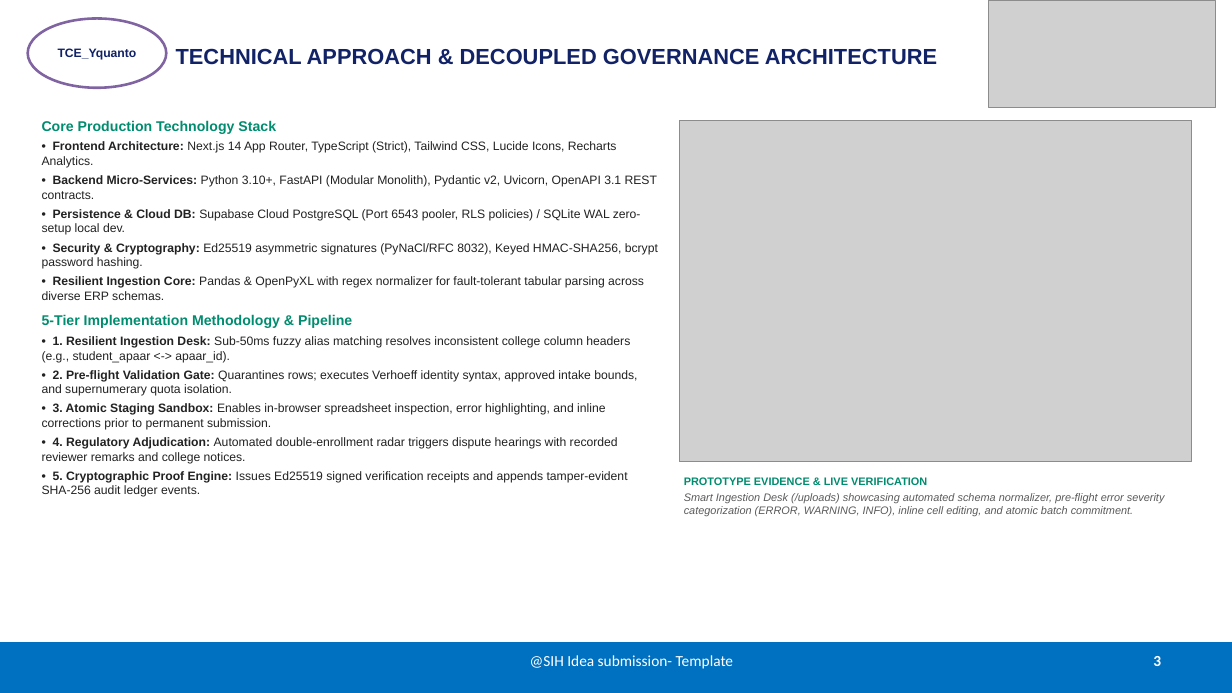
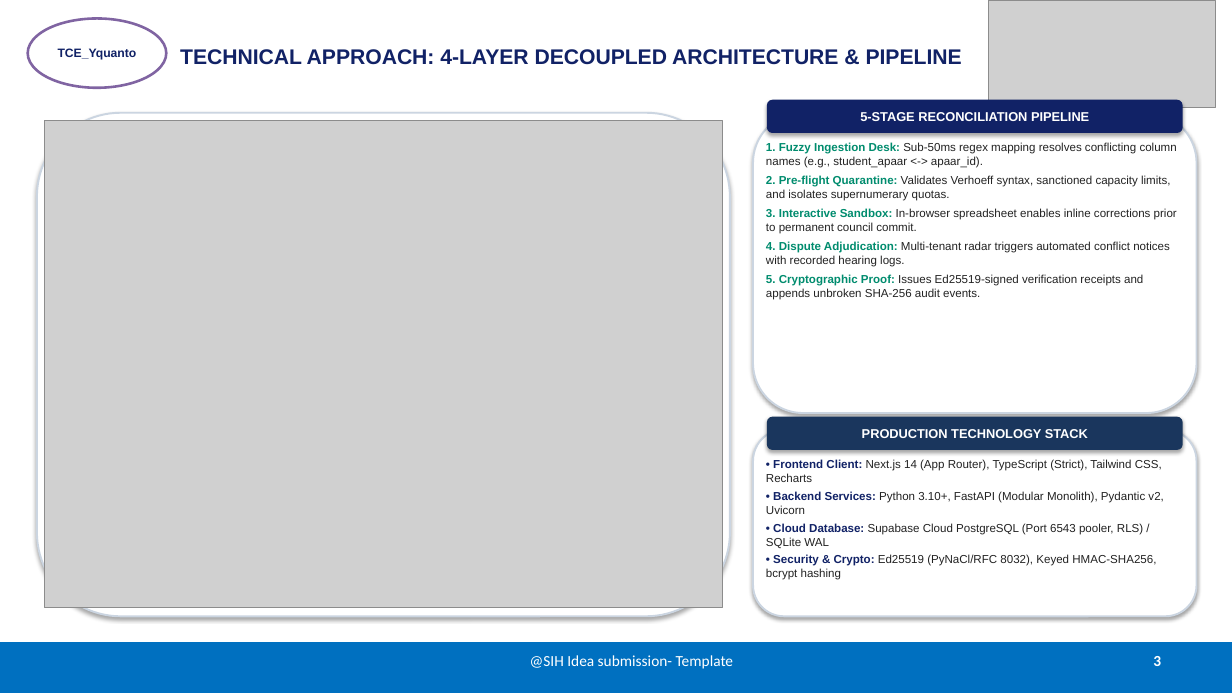
Before and after one commit to naveeshpcbin/APAAR-ID-BASED-SYSTEM, a slide deck: slide 3 of demoppt/PRAMAAN-AICTE_SIH2026_Idea_Presentation.pptx. Drawn at 1232x693 pixels with LibreOffice and Linux fonts; fonts in the diff are those of the drawing; grey boxes stand for pictures. Boxes give left, top, right and bottom in pixels: in the first picture for what was removed or moved away, otherwise in the second. Text is boxed around its words. In the diff, an @@ line names an element or a change of style, - is before the commit and + after.

Commit message:
feat(presentation): build unique architecture-driven SIH 2026 winning presentation with live UI evidence and custom domain slots

```diff
--- a/demoppt/PRAMAAN-AICTE_SIH2026_Idea_Presentation.pptx
+++ b/demoppt/PRAMAAN-AICTE_SIH2026_Idea_Presentation.pptx
@@ title at box(180, 49, 962, 65): text changed; size 17 to 16.5 pt @@
-TECHNICAL APPROACH & DECOUPLED GOVERNANCE ARCHITECTURE
+TECHNICAL APPROACH: 4-LAYER DECOUPLED ARCHITECTURE & PIPELINE
@@ rounded rectangle: place and size @@
-rounded rectangle at box(42, 120, 658, 497)
+rounded rectangle at box(37, 113, 730, 616)
@@ rounded rectangle at box(37, 113, 730, 616): fill none to #FFFFFF; outline none to #CBD5E1 1.5 pt; shadow on @@
@@ rounded rectangle added at box(753, 113, 1197, 413), fill #FFFFFF, outline #CBD5E1 1.5 pt @@
@@ rounded rectangle added at box(767, 100, 1183, 133), fill #112266, 10 pt, text #FFFFFF, bold @@
+5-STAGE RECONCILIATION PIPELINE
@@ text in rounded rectangle at box(42, 120, 658, 497): text removed @@
-Core Production Technology Stack
-• Frontend Architecture: Next.js 14 App Router, TypeScript (Strict), Tailwind CSS, Lucide Icons, Recharts Analytics.
-• Backend Micro-Services: Python 3.10+, FastAPI (Modular Monolith), Pydantic v2, Uvicorn, OpenAPI 3.1 REST contracts.
-• Persistence & Cloud DB: Supabase Cloud PostgreSQL (Port 6543 pooler, RLS policies) / SQLite WAL zero-setup local dev.
-• Security & Cryptography: Ed25519 asymmetric signatures (PyNaCl/RFC 8032), Keyed HMAC-SHA256, bcrypt password hashing.
-• Resilient Ingestion Core: Pandas & OpenPyXL with regex normalizer for fault-tolerant tabular parsing across diverse ERP schemas.
-5-Tier Implementation Methodology & Pipeline
-• 1. Resilient Ingestion Desk: Sub-50ms fuzzy alias matching resolves inconsistent college column headers (e.g., student_apaar <-> apaar_id).
-• 2. Pre-flight Validation Gate: Quarantines rows; executes Verhoeff identity syntax, approved intake bounds, and supernumerary quota isolation.
-• 3. Atomic Staging Sandbox: Enables in-browser spreadsheet inspection, error highlighting, and inline corrections prior to permanent submission.
-• 4. Regulatory Adjudication: Automated double-enrollment radar triggers dispute hearings with recorded reviewer remarks and college notices.
-• 5. Cryptographic Proof Engine: Issues Ed25519 signed verification receipts and appends tamper-evident SHA-256 audit ledger events.
@@ picture added at box(44, 120, 723, 608) @@
@@ picture removed at box(679, 120, 1192, 462) @@
@@ text added at box(766, 143, 1177, 300), 9 pt, text #222222 @@
+1. Fuzzy Ingestion Desk: Sub-50ms regex mapping resolves conflicting column names (e.g., student_apaar <-> apaar_id).
+2. Pre-flight Quarantine: Validates Verhoeff syntax, sanctioned capacity limits, and isolates supernumerary quotas.
+3. Interactive Sandbox: In-browser spreadsheet enables inline corrections prior to permanent council commit.
+4. Dispute Adjudication: Multi-tenant radar triggers automated conflict notices with recorded hearing logs.
+5. Cryptographic Proof: Issues Ed25519-signed verification receipts and appends unbroken SHA-256 audit events.
@@ rounded rectangle added at box(767, 417, 1183, 450), fill #1A365D, 10 pt, text #FFFFFF, bold @@
+PRODUCTION TECHNOLOGY STACK
@@ rounded rectangle added at box(753, 430, 1197, 616), fill #FFFFFF, outline #CBD5E1 1.5 pt @@
@@ text removed at box(684, 477, 1165, 516) @@
-PROTOTYPE EVIDENCE & LIVE VERIFICATION
-Smart Ingestion Desk (/uploads) showcasing automated schema normalizer, pre-flight error severity categorization (ERROR, WARNING, INFO), inline cell editing, and atomic batch commitment.
@@ text added at box(766, 459, 1163, 580), 9 pt, text #222222 @@
+• Frontend Client: Next.js 14 (App Router), TypeScript (Strict), Tailwind CSS, Recharts
+• Backend Services: Python 3.10+, FastAPI (Modular Monolith), Pydantic v2, Uvicorn
+• Cloud Database: Supabase Cloud PostgreSQL (Port 6543 pooler, RLS) / SQLite WAL
+• Security & Crypto: Ed25519 (PyNaCl/RFC 8032), Keyed HMAC-SHA256, bcrypt hashing
```
Also in this commit, not shown: 5 other slides changed, 11 other files.
